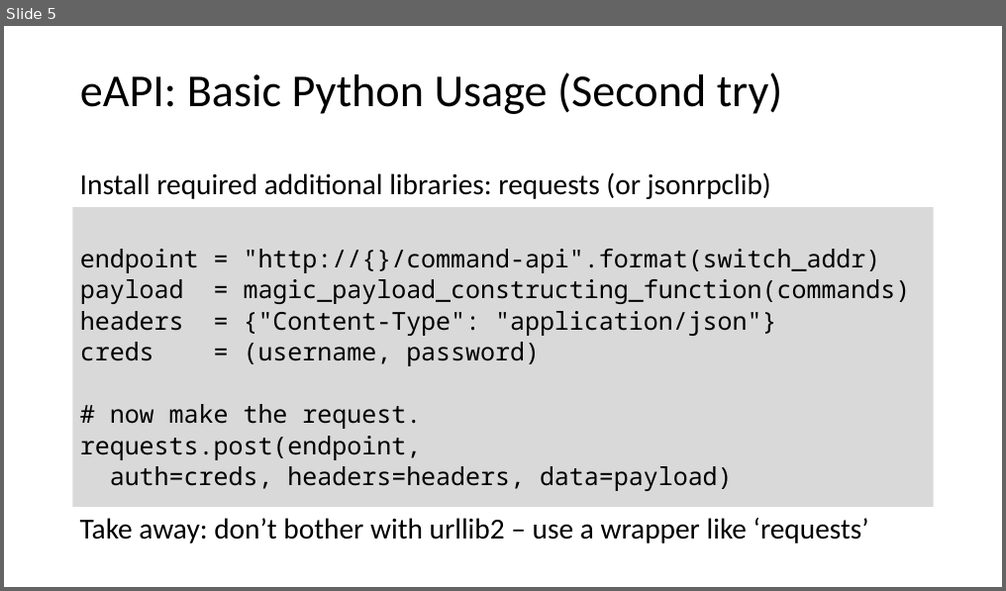
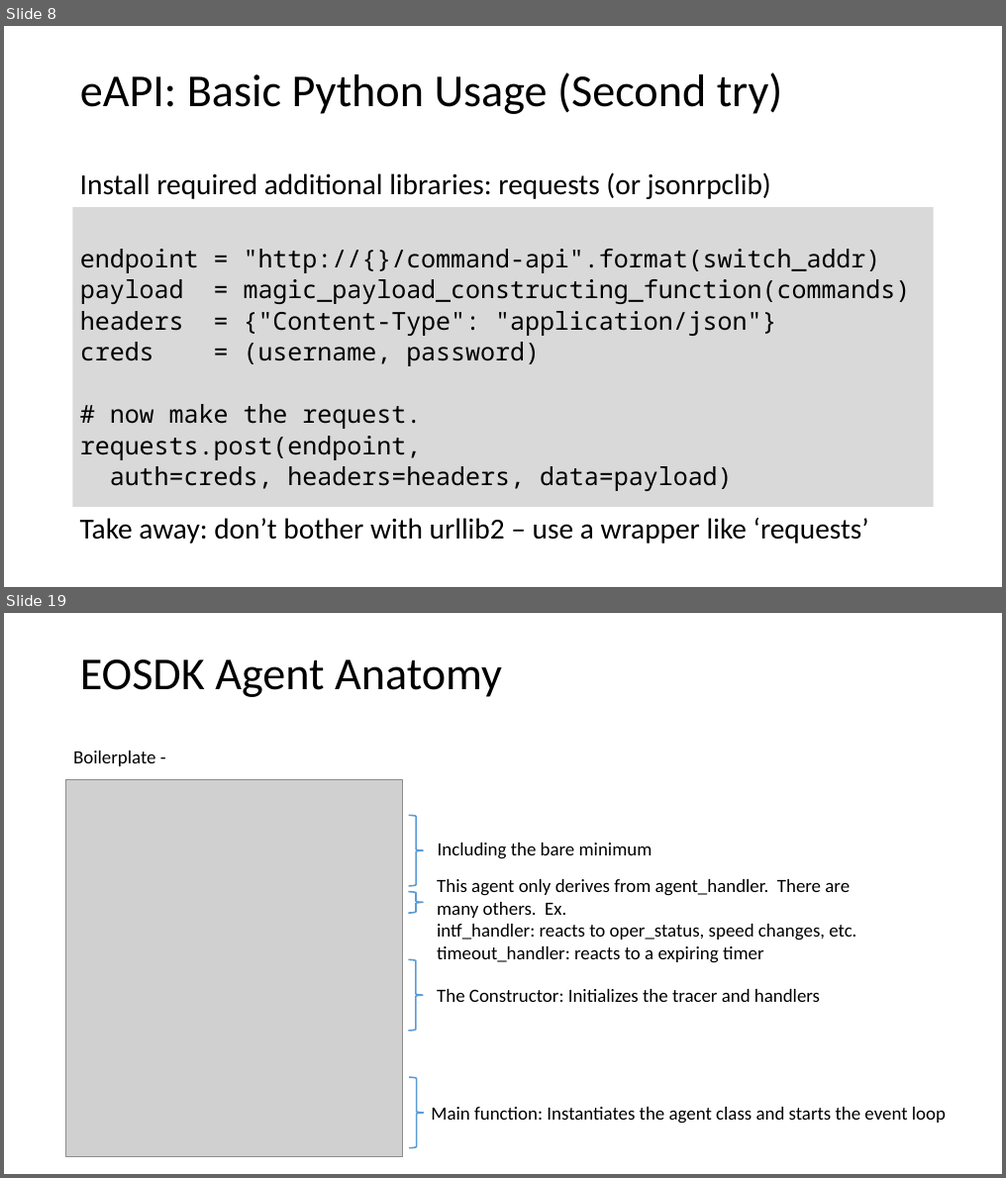
Before and after one commit to arista-northwest/arista-programmability, a slide deck: Arista Programmability.pptx. Shown one above the other, each under a label of ours: slide 5 before the commit, slides 8 and 19 after it; the slides between them are not shown. The pictures are 1006x591 and 1006x1178 pixels, drawn with LibreOffice and Linux fonts; fonts in the diff are those of the drawing; grey boxes stand for pictures. Boxes give left, top, right and bottom in pixels: in the first picture for what was removed or moved away, otherwise in the second. Text is boxed around its words. In the diff, an @@ line names an element or a change of style, - is before the commit and + after.

```diff
--- a/Arista Programmability.pptx
+++ b/Arista Programmability.pptx
@@ slide 19 added at [4, 613, 1002, 1174], background #FFFFFF @@
@@ title added at [80, 660, 502, 697], 44 pt, text #000000 @@
+EOSDK Agent Anatomy
@@ text added at [73, 751, 155, 766], 18 pt, text #000000 @@
+Boilerplate -
@@ picture added at [66, 780, 402, 1157] @@
@@ right brace added at [409, 815, 424, 886], outline #5B9BD5 1.5 pt @@
@@ text added at [438, 843, 652, 860], 18 pt, text #000000 @@
+Including the bare minimum
@@ text added at [437, 879, 856, 963], 18 pt, text #000000 @@
+This agent only derives from agent_handler. There are many others. Ex.
+intf_handler: reacts to oper_status, speed changes, etc.
+timeout_handler: reacts to a expiring timer
@@ right brace added at [408, 892, 423, 913], outline #5B9BD5 1.5 pt @@
@@ right brace added at [408, 959, 423, 1031], outline #5B9BD5 1.5 pt @@
@@ text added at [437, 989, 820, 1002], 18 pt, text #000000 @@
+The Constructor: Initializes the tracer and handlers
@@ right brace added at [409, 1078, 424, 1149], outline #5B9BD5 1.5 pt @@
@@ text added at [431, 1107, 945, 1124], 18 pt, text #000000 @@
+Main function: Instantiates the agent class and starts the event loop
@@ what was slide 5 is now slide 8 @@
```
Also in this commit, not shown: 6 slides changed, 14 other slides added, 3 slides removed.
